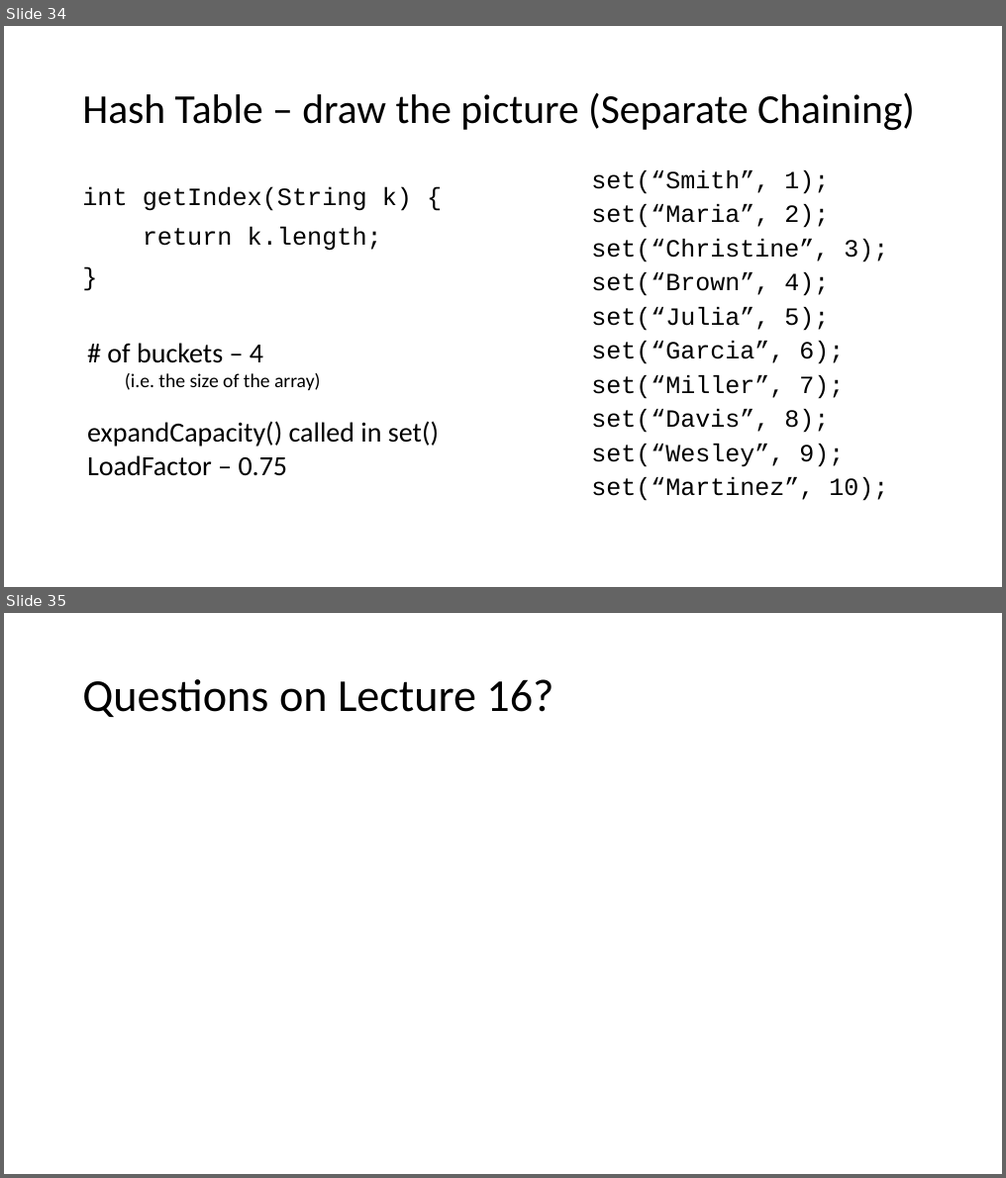
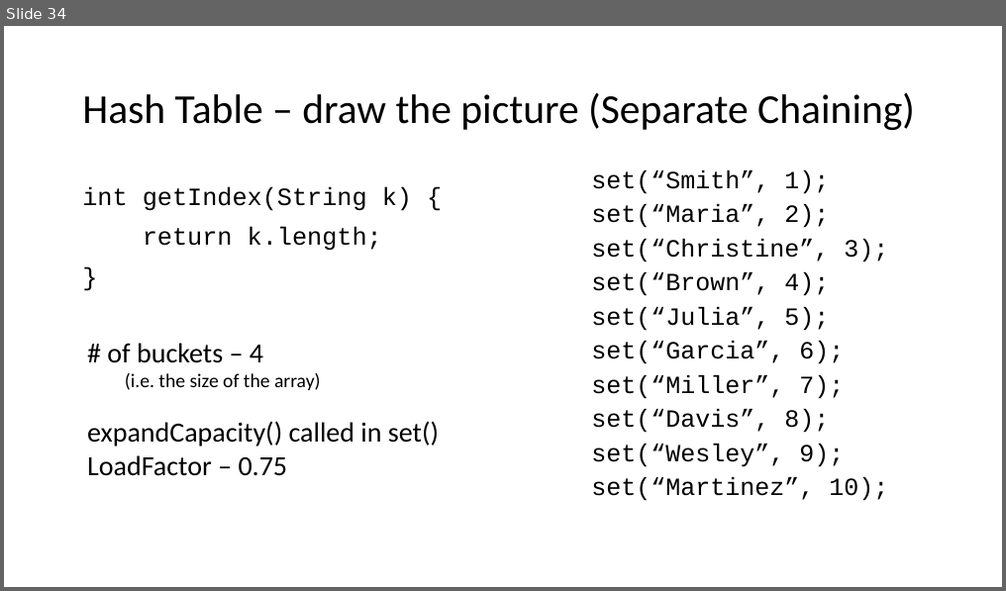
Before and after one commit to ucsd-cse12-w21/ucsd-cse12-w21.github.io, a slide deck: lectures/lecture-16/B00-live-Cao/Lecture 16 - Lecture.pptx. Shown one above the other, each under a label of ours: slides 34 and 35 before the commit, slide 34 after it. The pictures are 1006x1178 and 1006x591 pixels, drawn with LibreOffice and Linux fonts; fonts in the diff are those of the drawing. Boxes give left, top, right and bottom in pixels: in the first picture for what was removed or moved away, otherwise in the second. Text is boxed around its words. In the diff, an @@ line names an element or a change of style, - is before the commit and + after.

```diff
--- a/lectures/lecture-16/B00-live-Cao/Lecture 16 - Lecture.pptx
+++ b/lectures/lecture-16/B00-live-Cao/Lecture 16 - Lecture.pptx
@@ slide 35 removed at (4,613,1002,1174), background #FFFFFF @@
@@ title removed at (82,679,553,717) @@
-Questions on Lecture 16?
```
Also in this commit, not shown: 11 slides changed, 1 other file.
